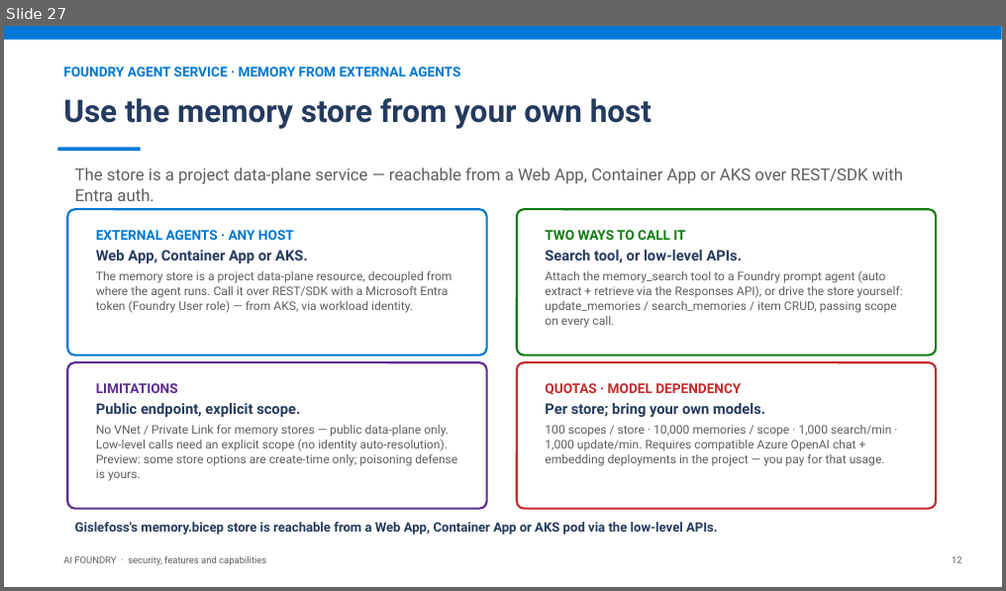
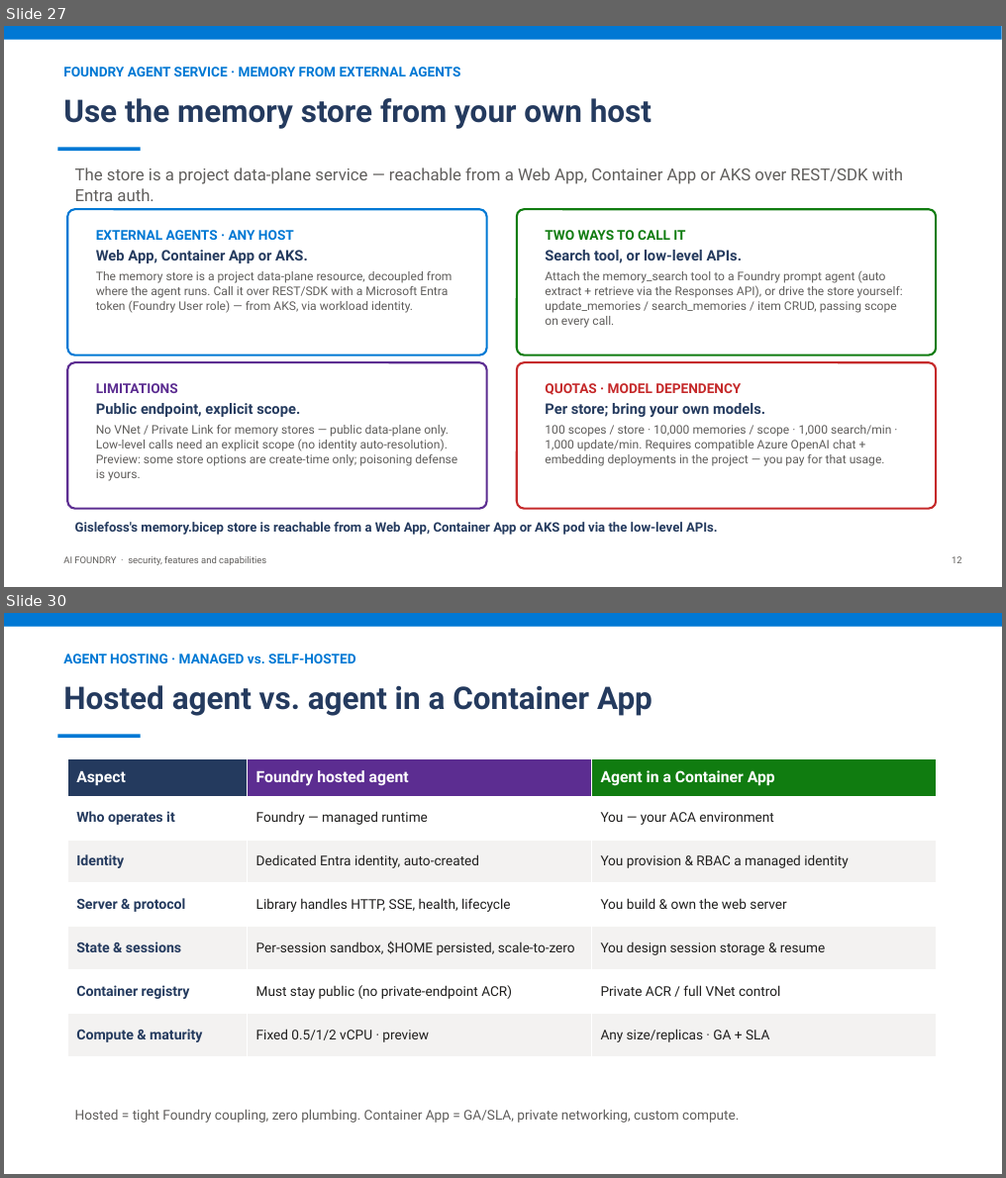
Before and after one commit to mchudinov/Gislefoss, a slide deck: docs/prompt-shields-vs-guardrails.pptx. Shown one above the other, each under a label of ours: slide 27 before the commit, slides 27 and 30 after it; the slides between them are not shown. The pictures are 1006x591 and 1006x1178 pixels, drawn with LibreOffice and Linux fonts; fonts in the diff are those of the drawing. Boxes give left, top, right and bottom in pixels: in the first picture for what was removed or moved away, otherwise in the second. Text is boxed around its words. In the diff, an @@ line names an element or a change of style, - is before the commit and + after.

Commit message:
Add agents diff.

```diff
--- a/docs/prompt-shields-vs-guardrails.pptx
+++ b/docs/prompt-shields-vs-guardrails.pptx
@@ slide 30 added at bbox=[4, 613, 1002, 1174], background #FFFFFF @@
@@ rectangle added at bbox=[4, 613, 1002, 627], fill #0078D4 @@
@@ text added at bbox=[63, 654, 356, 663], 13 pt, text #0078D4, bold @@
+AGENT HOSTING · MANAGED vs. SELF-HOSTED
@@ text added at bbox=[63, 685, 652, 716], 30 pt, text #243A5E, bold @@
+Hosted agent vs. agent in a Container App
@@ rectangle added at bbox=[57, 735, 141, 738], fill #0078D4 @@
@@ table added at bbox=[67, 759, 936, 1057], 7 rows, 3 columns @@
+Aspect | Foundry hosted agent | Agent in a Container App
+Who operates it | Foundry — managed runtime | You — your ACA environment
+Identity | Dedicated Entra identity, auto-created | You provision & RBAC a managed identity
+Server & protocol | Library handles HTTP, SSE, health, lifecycle | You build & own the web server
+State & sessions | Per-session sandbox, $HOME persisted, scale-to-zero | You design session storage & resume
+Container registry | Must stay public (no private-endpoint ACR) | Private ACR / full VNet control
+Compute & maturity | Fixed 0.5/1/2 vCPU · preview | Any size/replicas · GA + SLA
@@ text added at bbox=[75, 1109, 739, 1123], 13 pt, text #605E5C @@
+Hosted = tight Foundry coupling, zero plumbing. Container App = GA/SLA, private networking, custom compute.
```
Also in this commit, not shown: 2 slides changed, 2 other slides added.
